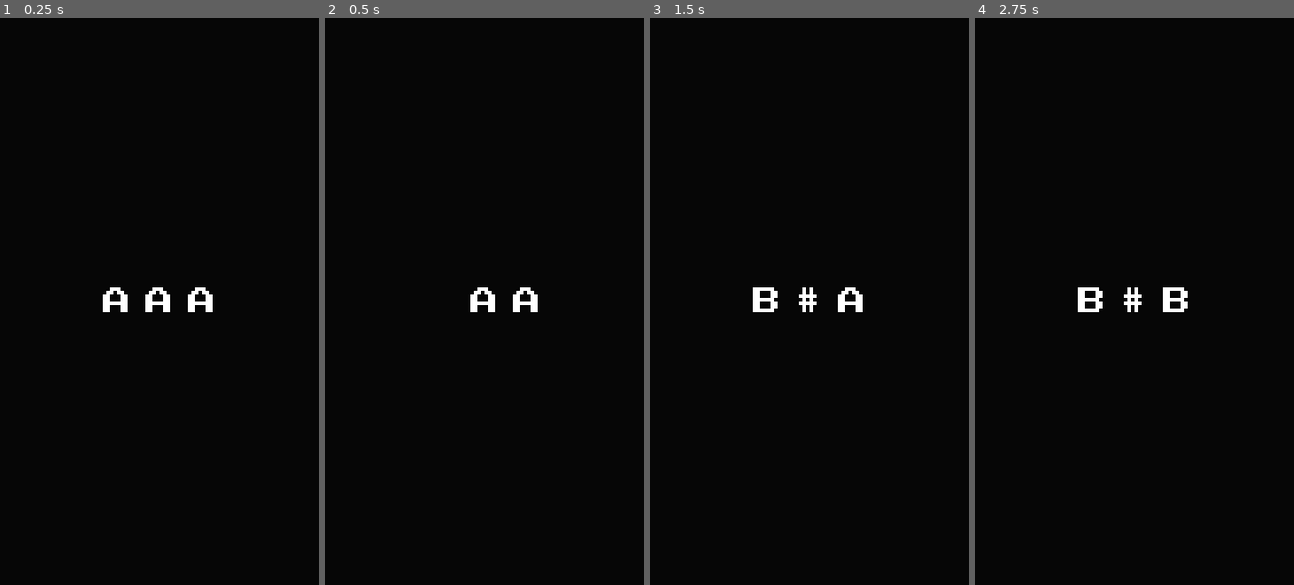
Above: before the commit, frames 1-4 (left to right).
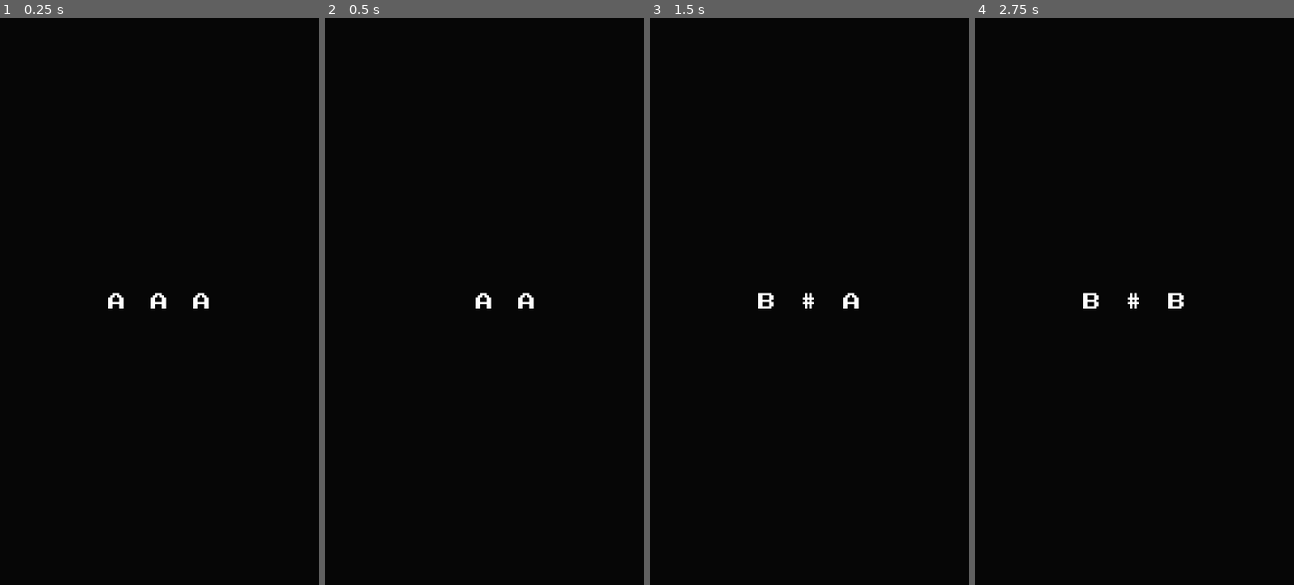
Above: after the commit, the same moments.

Repository: marcfreir/AgainstTheMonstersGame
Game: Godot game, scene res://scenes/nameSelector.tscn
Same seed, same stepped clock (60 frames per second), same inputs: the game is played once before the commit and once after it. This scene is started directly instead of the project's main scene.
Inputs:
- Up to frame 1 (0.25 s): no input
- Up to frame 2 (0.5 s): no input
- Up to frame 3 (1.5 s): hold Right (ui_right) 0.53-1.28 s; hold Space (release) 0.53-1.28 s; hold Left (ui_left) from 1.28 s (still down); tap Space (release) at 1.35 s
- Up to frame 4 (2.75 s): tap Enter at 2 s; release Left (ui_left) at 2.03 s; hold Right (ui_right) from 2.03 s (still down); hold Space (release) from 2.03 s (still down)

The runs differ from the first frame. In frame 1, 0.6% of the frame differs, in the area x 32-67%, y 47-52%; in frame 2, 0.4%; in frame 3, 0.6%; in frame 4, 0.6%.

Commit message:
Set high score table

Diff:
--- a/fonts/new_dynamicfont.tres
+++ b/fonts/new_dynamicfont.tres
@@ -3,4 +3,5 @@
 [ext_resource path="res://fonts/prstart.ttf" type="DynamicFontData" id=1]
 
 [resource]
+size = 10
 font_data = ExtResource( 1 )
--- /dev/null
+++ b/scenes/highScore.tscn
@@ -0,0 +1,11 @@
+[gd_scene load_steps=2 format=2]
+
+[ext_resource path="res://scripts/highScore.gd" type="Script" id=1]
+
+[node name="highScore" type="VBoxContainer"]
+margin_right = 180.0
+margin_bottom = 320.0
+script = ExtResource( 1 )
+__meta__ = {
+"_edit_use_anchors_": false
+}
--- /dev/null
+++ b/scenes/scoreItemBoxContainer.tscn
@@ -0,0 +1,38 @@
+[gd_scene load_steps=3 format=2]
+
+[ext_resource path="res://fonts/new_dynamicfont.tres" type="DynamicFont" id=1]
+[ext_resource path="res://scripts/scoreItemBoxContainer.gd" type="Script" id=2]
+
+[node name="scoreItemBoxContainer" type="HBoxContainer"]
+margin_right = 180.0
+margin_bottom = 11.0
+alignment = 1
+script = ExtResource( 2 )
+__meta__ = {
+"_edit_use_anchors_": false
+}
+
+[node name="rank" type="Label" parent="."]
+margin_left = 17.0
+margin_right = 59.0
+margin_bottom = 11.0
+rect_min_size = Vector2( 42, 0 )
+custom_fonts/font = ExtResource( 1 )
+text = "1ST"
+
+[node name="name" type="Label" parent="."]
+margin_left = 63.0
+margin_right = 93.0
+margin_bottom = 11.0
+custom_fonts/font = ExtResource( 1 )
+text = "ABC"
+align = 1
+
+[node name="score" type="Label" parent="."]
+margin_left = 97.0
+margin_right = 162.0
+margin_bottom = 11.0
+rect_min_size = Vector2( 65, 0 )
+custom_fonts/font = ExtResource( 1 )
+text = "999999"
+align = 2
--- /dev/null
+++ b/scripts/highScore.gd
@@ -0,0 +1,13 @@
+extends VBoxContainer
+
+
+const previousItem = preload("res://scenes/scoreItemBoxContainer.tscn")
+
+# Called when the node enters the scene tree for the first time.
+func _ready():
+	for anything in range(10):
+		var item = previousItem.instance()
+		item.playerName = str(anything) + "AA"
+		add_child(item)
+
+	pass
--- /dev/null
+++ b/scripts/scoreItemBoxContainer.gd
@@ -0,0 +1,19 @@
+extends HBoxContainer
+
+
+var playerRank = "1ST" setget set_playerRank
+var playerName = "AAA" setget set_playerName
+var playerScore = "999999" setget set_playerScore
+
+
+func set_playerRank(value):
+	playerRank = value
+	get_node("rank").set_text(str(value))
+
+func set_playerName(value):
+	playerName = value
+	get_node("name").set_text(str(value))
+
+func set_playerScore(value):
+	playerScore = value
+	get_node("score").set_text(str(value))
